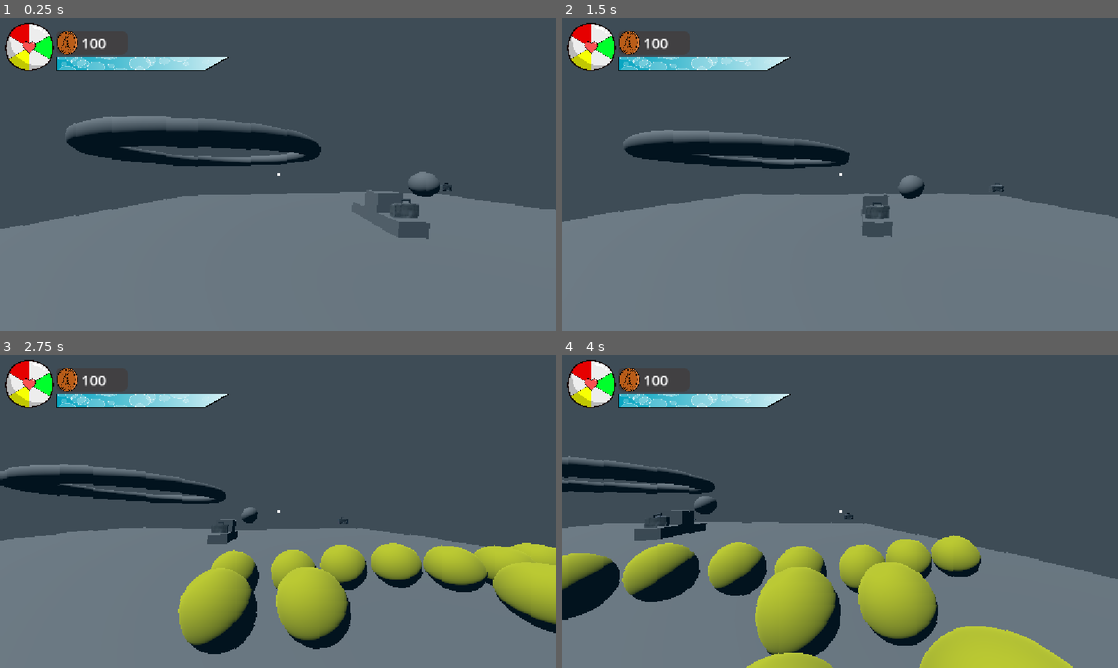
Above: before the commit, frames 1-4 (two rows, left to right).
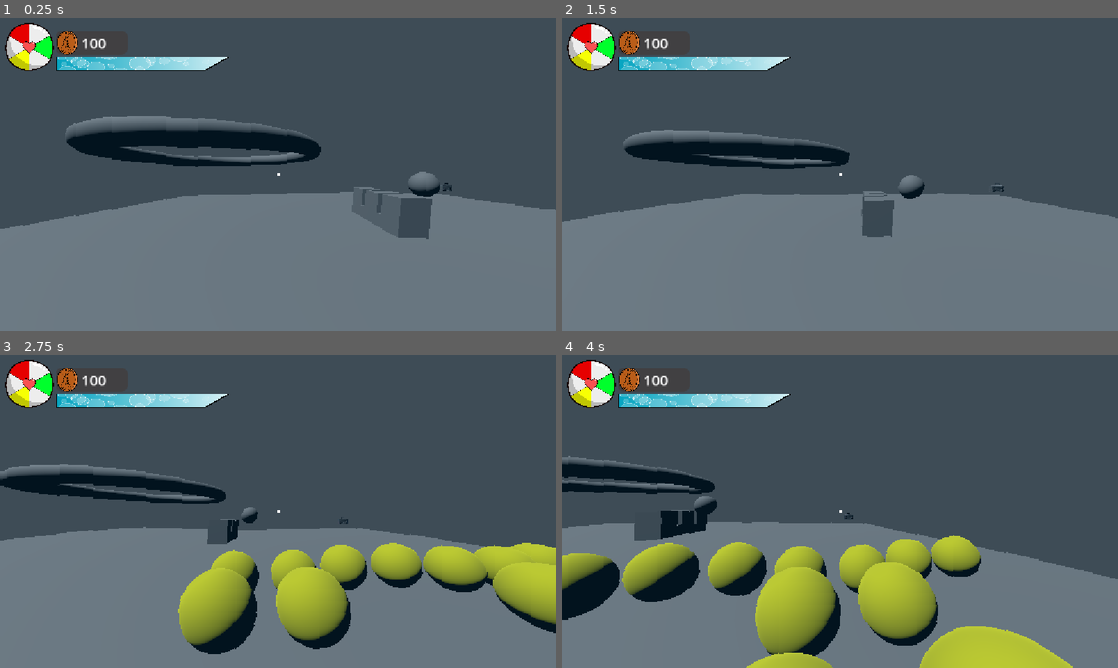
Above: after the commit, the same moments.

Repository: memjamim/FishGame
Game: Godot game, scene res://scenes/ben_scene.tscn
Two runs of this game, one before a commit and one after it. Both use one fixed random seed, a clock stepped at 60 frames per second and the inputs below. This scene is started directly instead of the project's main scene. Sound files missing from this copy of the repository are replaced by a short silence.
Inputs (mouse positions are in pixels of both pictures, inside the frame that each line leads up to):
- Up to frame 1 (0.25 s): no input
- Up to frame 2 (1.5 s): move the mouse to (867, 174) at 0.52 s; hold D (right) 0.53-1.28 s; click (867, 174) at 0.6 s; tap Space (jump) at 0.77 s; move the mouse to (812, 174) at 1.27 s; hold S (back) from 1.28 s (still down); tap W (foward) at 1.35 s
- Up to frame 3 (2.75 s): tap Space (jump) at 1.52 s; move the mouse to (289, 505) at 2.02 s; release S (back) at 2.03 s; hold D (right) from 2.03 s (still down); hold E (interact) from 2.03 s (still down)
- Up to frame 4 (4 s): move the mouse to (834, 517) at 2.77 s; release E (interact) at 2.78 s; tap Ctrl (sprint) at 2.85 s; tap Space (jump) at 3.02, 3.77 s; move the mouse to (878, 514) at 3.52 s; release D (right) at 3.53 s; hold A (left) from 3.53 s (still down); hold Q (throw) from 3.53 s (still down)

The runs differ from the first frame. In frame 1, 0.4% of the frame differs, in the area x 63-78%, y 54-66%; in frame 2, 0.2%; in frame 3, less than 0.1%; in frame 4, 0.3%.

Commit message:
Added flippers

Diff:
--- a/fish-game-project-folder/scenes/ben_scene.tscn
+++ b/fish-game-project-folder/scenes/ben_scene.tscn
@@ -21,7 +21,10 @@
 [ext_resource type="Resource" uid="uid://cc7nxghhovib7" path="res://shop/items/weapon_t2.tres" id="17_qfykf"]
 [ext_resource type="Resource" uid="uid://btuxlr8iiv3k0" path="res://shop/items/weapon_t3.tres" id="18_8hh26"]
 [ext_resource type="Resource" uid="uid://dm4qmre5ts445" path="res://shop/items/mini_radio.tres" id="20_8hh26"]
+[ext_resource type="Resource" uid="uid://bc0501jo8jm3h" path="res://shop/items/flipper_t1.tres" id="21_3i0dj"]
 [ext_resource type="PackedScene" uid="uid://0cuyy330tk6l" path="res://shop/models/radio.fbx" id="21_qfykf"]
+[ext_resource type="Resource" uid="uid://dlpsymwy6dwo8" path="res://shop/items/flipper_t2.tres" id="22_rahrv"]
+[ext_resource type="Resource" uid="uid://ck6skxyrnv4w5" path="res://shop/items/flipper_t3.tres" id="23_y2ptl"]
 
 [sub_resource type="PlaneMesh" id="PlaneMesh_4pro5"]
 size = Vector2(30, 30)
@@ -159,7 +162,7 @@
 
 [node name="Shop" parent="." instance=ExtResource("9_npq7a")]
 transform = Transform3D(1, 0, 0, 0, 1, 0, 0, 0, 1, 0.53987503, -0.32824588, -2.238573)
-shop_items = Array[ExtResource("8_npq7a")]([ExtResource("9_0 …(216 unchanged characters)… rce("18_8hh26"), ExtResource("20_8hh26")])
+shop_items = Array[ExtResource("8_npq7a")]([ExtResource("9_0 …(216 unchanged characters)… rce("18_8hh26"), ExtResource("20_8hh26"), ExtResource("21_3i0dj"), ExtResource("22_rahrv"), ExtResource("23_y2ptl")])
 
 [node name="Enemy" parent="." instance=ExtResource("16_7hbbf")]
 transform = Transform3D(1, 0, 0, 0, 1, 0, 0, 0, 1, -14.924171, 2.0911832, 8.723286)
--- a/fish-game-project-folder/scripts/player.gd
+++ b/fish-game-project-folder/scripts/player.gd
@@ -153,6 +153,10 @@
 @export var drown_damage_amount: int = 1
 @export var drown_tick_interval: float = 0.1
 
+@export var base_swim_speed := 3.0
+
+var flipper_speed_mult := 1.0
+
 var _drown_tick_timer: float = 0.0
 var _spawn_transform: Transform3D
 
@@ -226,7 +230,7 @@
 	breath_max = base_breath_max
 	breath = breath_max
 	Input.set_mouse_mode(Input.MOUSE_MODE_CAPTURED)
-
+	swim_speed = base_swim_speed
 	emit_signal("breath_updated", breath, breath_max)
 	emit_signal("collectables_changed", collectables)
 
@@ -587,7 +591,9 @@
 	else:
 		mini_radio.play()
 
-
+func apply_flipper_multiplier(mult: float) -> void:
+	flipper_speed_mult = maxf(1.0, mult)
+	swim_speed = base_swim_speed * flipper_speed_mult
 
 
 func _on_weapon_enemy_hit(body: Node3D, dmg: int) -> void:
--- a/fish-game-project-folder/shop/Shop.tscn
+++ b/fish-game-project-folder/shop/Shop.tscn
@@ -14,6 +14,9 @@
 [ext_resource type="Resource" uid="uid://cc7nxghhovib7" path="res://shop/items/weapon_t2.tres" id="12_l8eaw"]
 [ext_resource type="Resource" uid="uid://btuxlr8iiv3k0" path="res://shop/items/weapon_t3.tres" id="13_27fgn"]
 [ext_resource type="Resource" uid="uid://dm4qmre5ts445" path="res://shop/items/mini_radio.tres" id="14_4660x"]
+[ext_resource type="Resource" uid="uid://bc0501jo8jm3h" path="res://shop/items/flipper_t1.tres" id="15_l8eaw"]
+[ext_resource type="Resource" uid="uid://dlpsymwy6dwo8" path="res://shop/items/flipper_t2.tres" id="16_27fgn"]
+[ext_resource type="Resource" uid="uid://ck6skxyrnv4w5" path="res://shop/items/flipper_t3.tres" id="17_el58o"]
 
 [sub_resource type="BoxMesh" id="BoxMesh_e2ga4"]
 size = Vector3(1, 0.5, 3.5)
@@ -21,7 +24,7 @@
 [node name="Shop" type="Node3D"]
 script = ExtResource("1_e2ga4")
 pickup_scene = ExtResource("2_fppc6")
-shop_items = Array[ExtResource("2_nxcqm")]([ExtResource("11_ …(211 unchanged characters)… rce("10_fhtem"), ExtResource("14_4660x")])
+shop_items = Array[ExtResource("2_nxcqm")]([ExtResource("11_ …(211 unchanged characters)… rce("10_fhtem"), ExtResource("14_4660x"), ExtResource("15_l8eaw"), ExtResource("16_27fgn"), ExtResource("17_el58o")])
 
 [node name="MeshInstance3D" type="MeshInstance3D" parent="."]
 mesh = SubResource("BoxMesh_e2ga4")
--- a/fish-game-project-folder/shop/ShopItemData.gd
+++ b/fish-game-project-folder/shop/ShopItemData.gd
@@ -7,7 +7,10 @@
 	BREATH_BONUS,
 	UNLOCK_FLASHLIGHT,
 	UNLOCK_MINI_RADIO,
+	FLIPPER_MULTIPLIER,
 }
+
+@export var flipper_speed_multiplier: float = 1.0
 
 @export var display_scene: PackedScene        # what appears in the shop slot
 @export var grant_scene: PackedScene          # what you actually give the player (if weapon or holdable)
@@ -48,5 +51,9 @@
 			if player.has_method("unlock_mini_radio"):
 				player.unlock_mini_radio()
 
+		EffectType.FLIPPER_MULTIPLIER:
+			if player.has_method("apply_flipper_multiplier"):
+				player.apply_flipper_multiplier(flipper_speed_multiplier)
+
 		_:
 			pass
--- /dev/null
+++ b/fish-game-project-folder/shop/items/flipper_t1.tres
@@ -0,0 +1,15 @@
+[gd_resource type="Resource" script_class="ShopItemData" load_steps=3 format=3 uid="uid://bc0501jo8jm3h"]
+
+[ext_resource type="Texture2D" uid="uid://ccfcdl3kk5g8l" path="res://shop/icons/flippers.png" id="1_uip43"]
+[ext_resource type="Script" uid="uid://dp30l0sce605q" path="res://shop/ShopItemData.gd" id="2_xpewc"]
+
+[resource]
+script = ExtResource("2_xpewc")
+flipper_speed_multiplier = 1.2
+item_id = "flipper_t1"
+family_id = "flipper"
+cost = 1
+display_name = "Basic Flippers"
+icon = ExtResource("1_uip43")
+effect_type = 5
+metadata/_custom_type_script = "uid://dp30l0sce605q"
--- /dev/null
+++ b/fish-game-project-folder/shop/items/flipper_t2.tres
@@ -0,0 +1,16 @@
+[gd_resource type="Resource" script_class="ShopItemData" load_steps=3 format=3 uid="uid://dlpsymwy6dwo8"]
+
+[ext_resource type="Texture2D" uid="uid://ccfcdl3kk5g8l" path="res://shop/icons/flippers.png" id="1_pwsu2"]
+[ext_resource type="Script" uid="uid://dp30l0sce605q" path="res://shop/ShopItemData.gd" id="2_kgoax"]
+
+[resource]
+script = ExtResource("2_kgoax")
+flipper_speed_multiplier = 1.5
+item_id = "flipper_t2"
+family_id = "flipper"
+tier = 2
+cost = 3
+display_name = "Normal Flippers"
+icon = ExtResource("1_pwsu2")
+effect_type = 5
+metadata/_custom_type_script = "uid://dp30l0sce605q"
--- /dev/null
+++ b/fish-game-project-folder/shop/items/flipper_t3.tres
@@ -0,0 +1,16 @@
+[gd_resource type="Resource" script_class="ShopItemData" load_steps=3 format=3 uid="uid://ck6skxyrnv4w5"]
+
+[ext_resource type="Texture2D" uid="uid://ccfcdl3kk5g8l" path="res://shop/icons/flippers.png" id="1_naoya"]
+[ext_resource type="Script" uid="uid://dp30l0sce605q" path="res://shop/ShopItemData.gd" id="2_6n347"]
+
+[resource]
+script = ExtResource("2_6n347")
+flipper_speed_multiplier = 2.0
+item_id = "flipper_t3"
+family_id = "flipper"
+tier = 3
+cost = 6
+display_name = "Power Flippers"
+icon = ExtResource("1_naoya")
+effect_type = 5
+metadata/_custom_type_script = "uid://dp30l0sce605q"
Not shown: 1 places in fish-game-project-folder/scenes/ben_scene.tscn that only renumber resources
Not shown: 1 places in fish-game-project-folder/shop/Shop.tscn that only renumber resources
